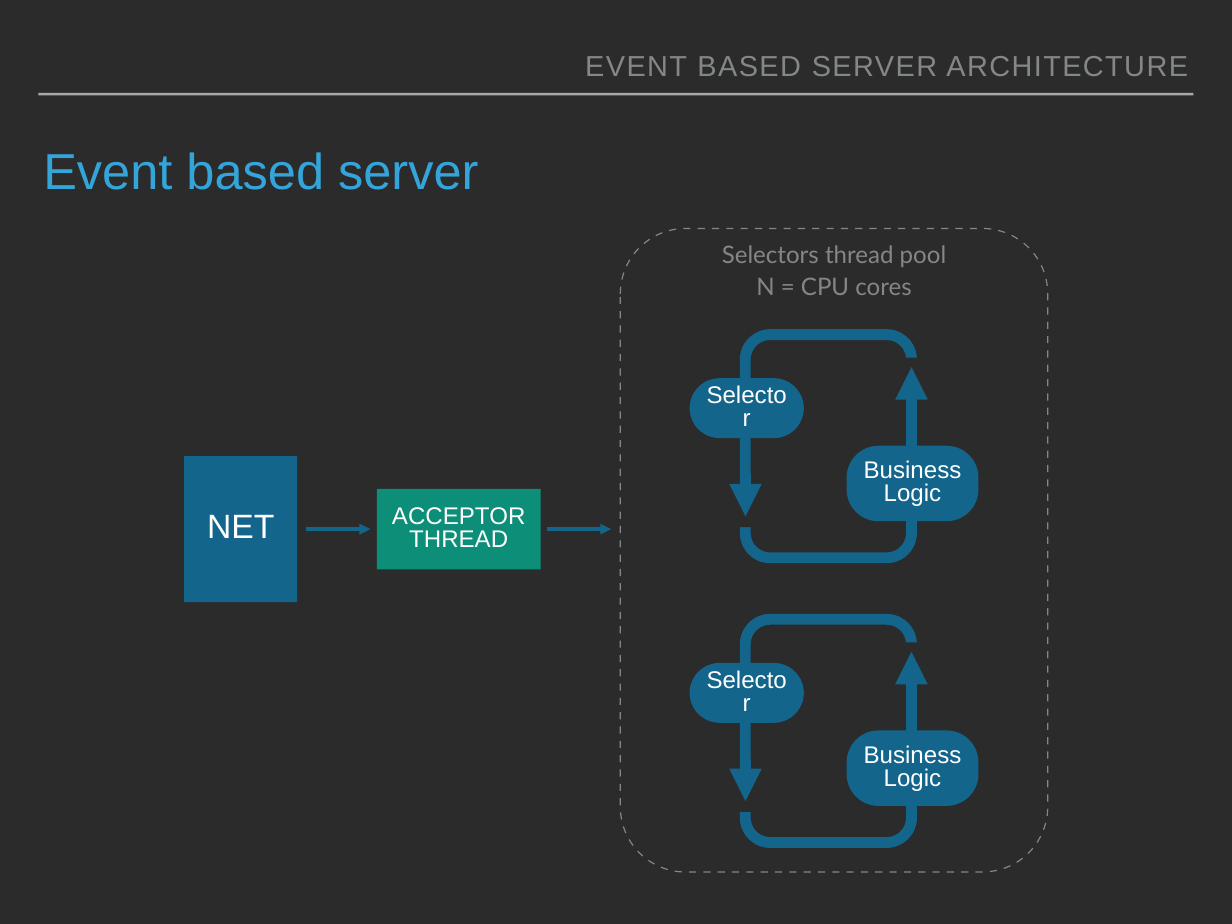
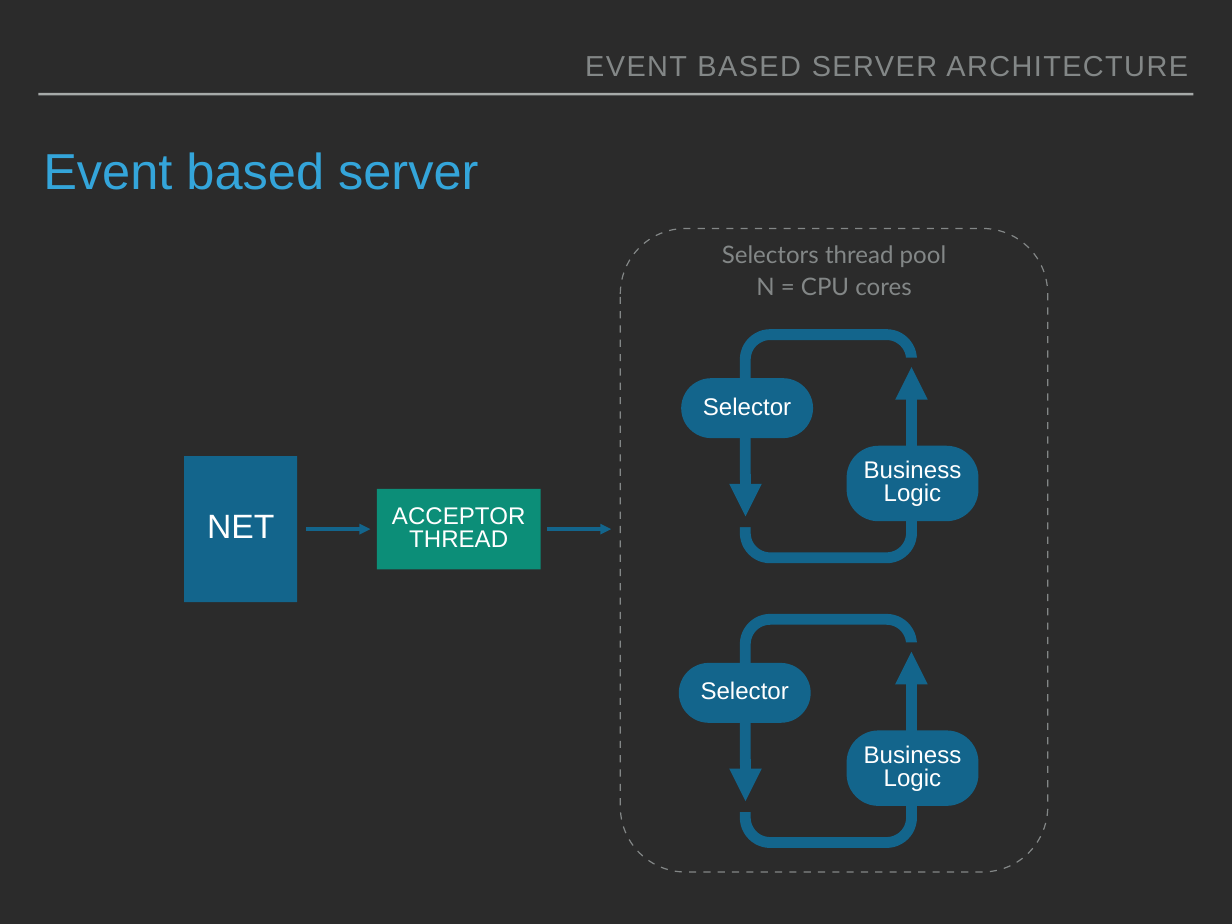
Before and after one commit to neherim/web-service-architectures, a slide deck: slide 17 of slide/Web server architecture.pptx (slide 16 before the commit). Drawn at 1232x924 pixels with LibreOffice and Linux fonts; fonts in the diff are those of the drawing. Boxes give left, top, right and bottom in pixels: in the first picture for what was removed or moved away, otherwise in the second. Text is boxed around its words. In the diff, an @@ line names an element or a change of style, - is before the commit and + after.

```diff
--- a/slide/Web server architecture.pptx
+++ b/slide/Web server architecture.pptx
@@ rounded rectangle "Selector": place and size @@
-rounded rectangle "Selector" at (690,379,804,438)
+rounded rectangle "Selector" at (681,379,813,438)
@@ rounded rectangle "Selector": place and size @@
-rounded rectangle "Selector" at (690,663,804,723)
+rounded rectangle "Selector" at (679,663,811,723)
```
Also in this commit, not shown: 10 other slides changed, 2 slides added, 1 other file.
